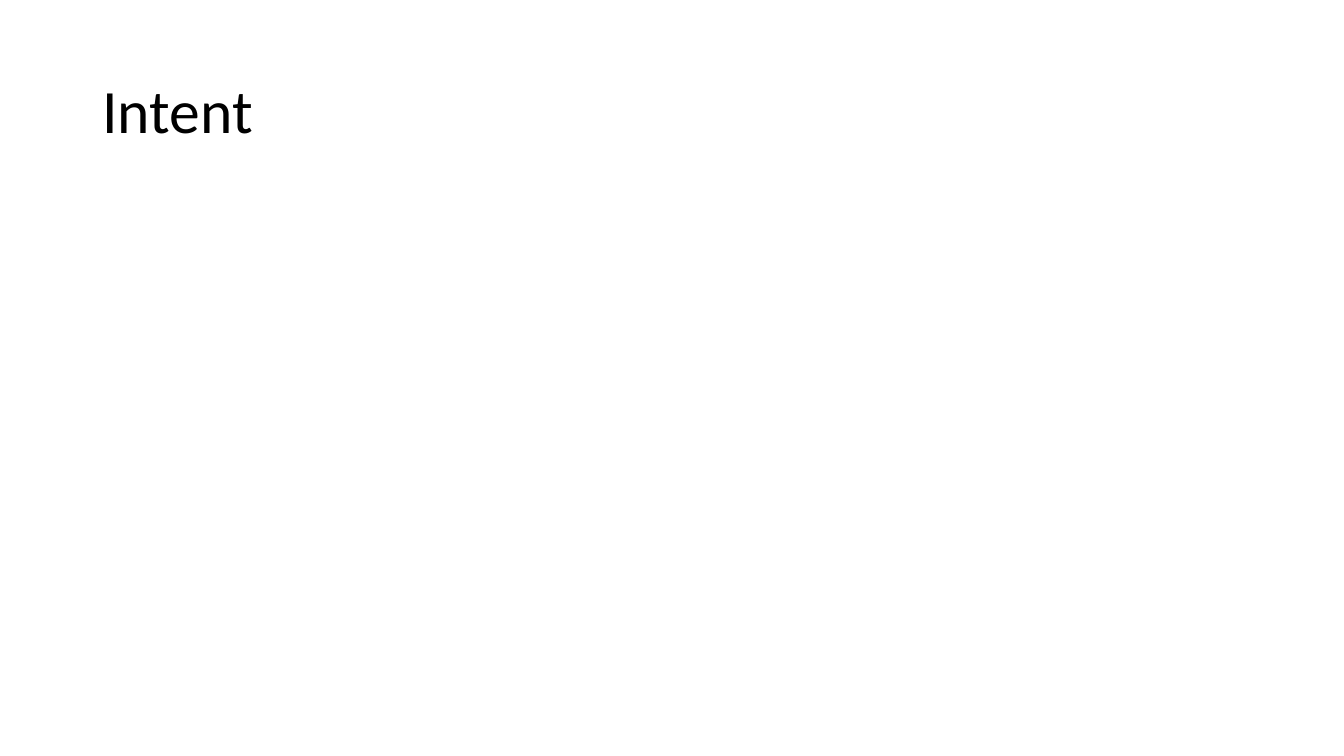
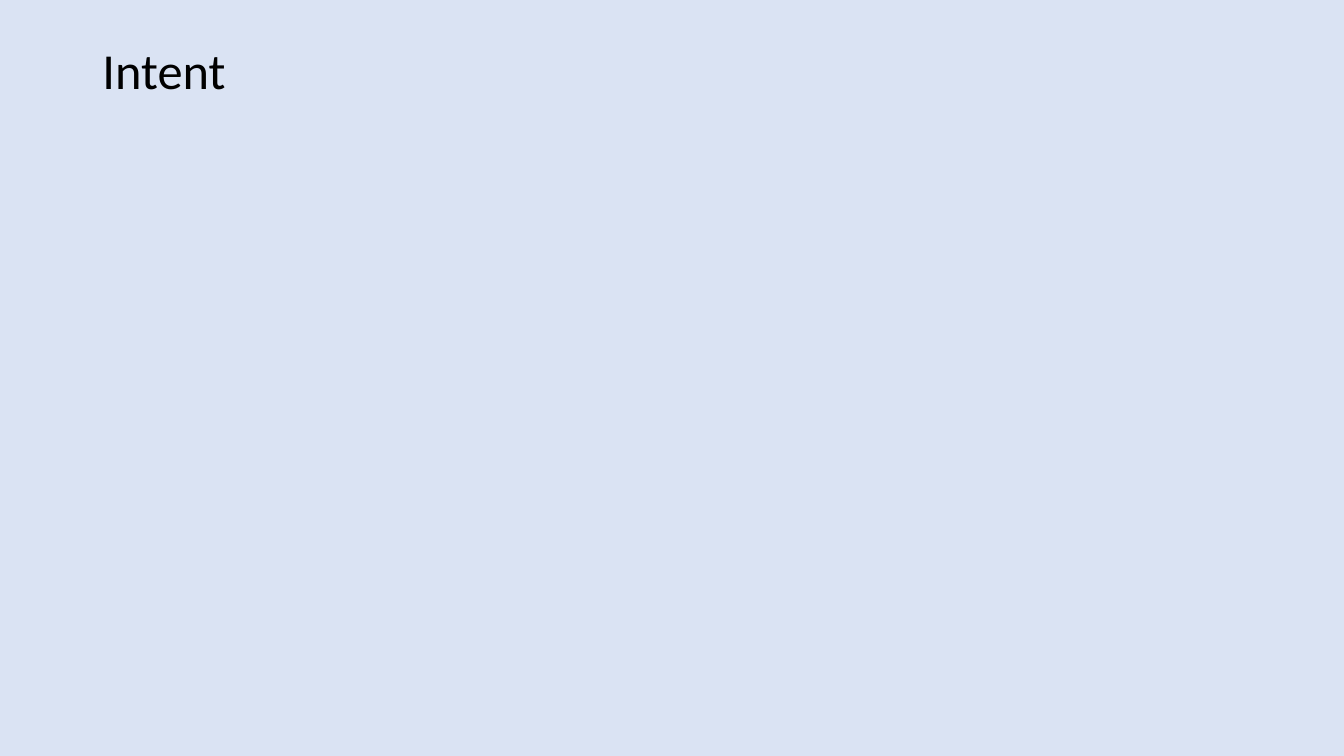
Before and after one commit to harshal-vaze/Software-Defined-Networking-with-ONOS, a slide deck: slide 14 of Thesis.pptx (slide 11 before the commit). Drawn at 1344x756 pixels with LibreOffice and Linux fonts; fonts in the diff are those of the drawing. Boxes give left, top, right and bottom in pixels: in the first picture for what was removed or moved away, otherwise in the second. Text is boxed around its words. In the diff, an @@ line names an element or a change of style, - is before the commit and + after.

```diff
--- a/Thesis.pptx
+++ b/Thesis.pptx
@@ background #FFFFFF to #DAE3F3 @@
@@ title "Intent" at (102, 56, 225, 90): size 44 to 36 pt @@
```
Also in this commit, not shown: 40 other slides changed, 14 slides added, 11 slides removed.
